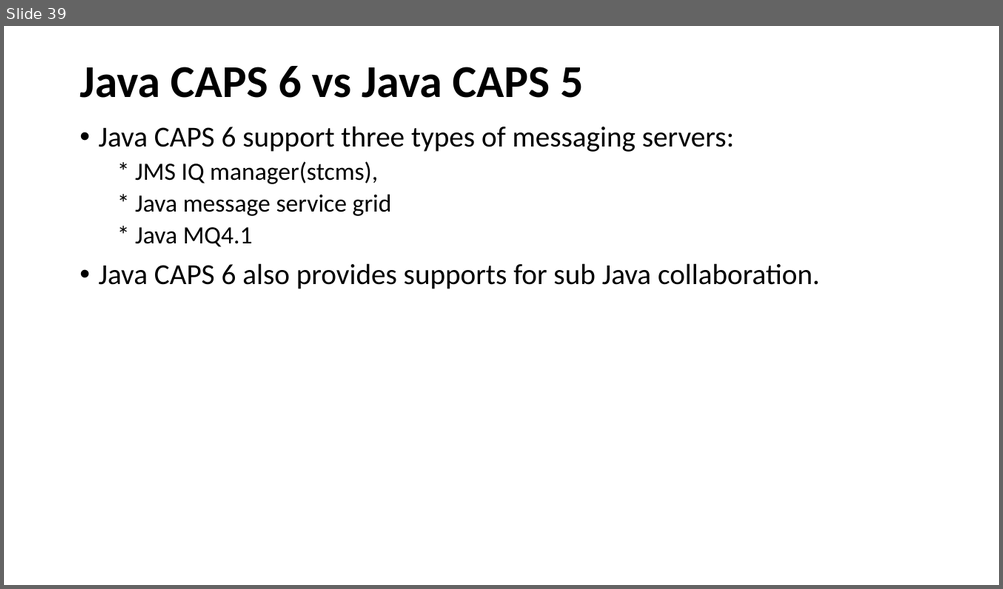
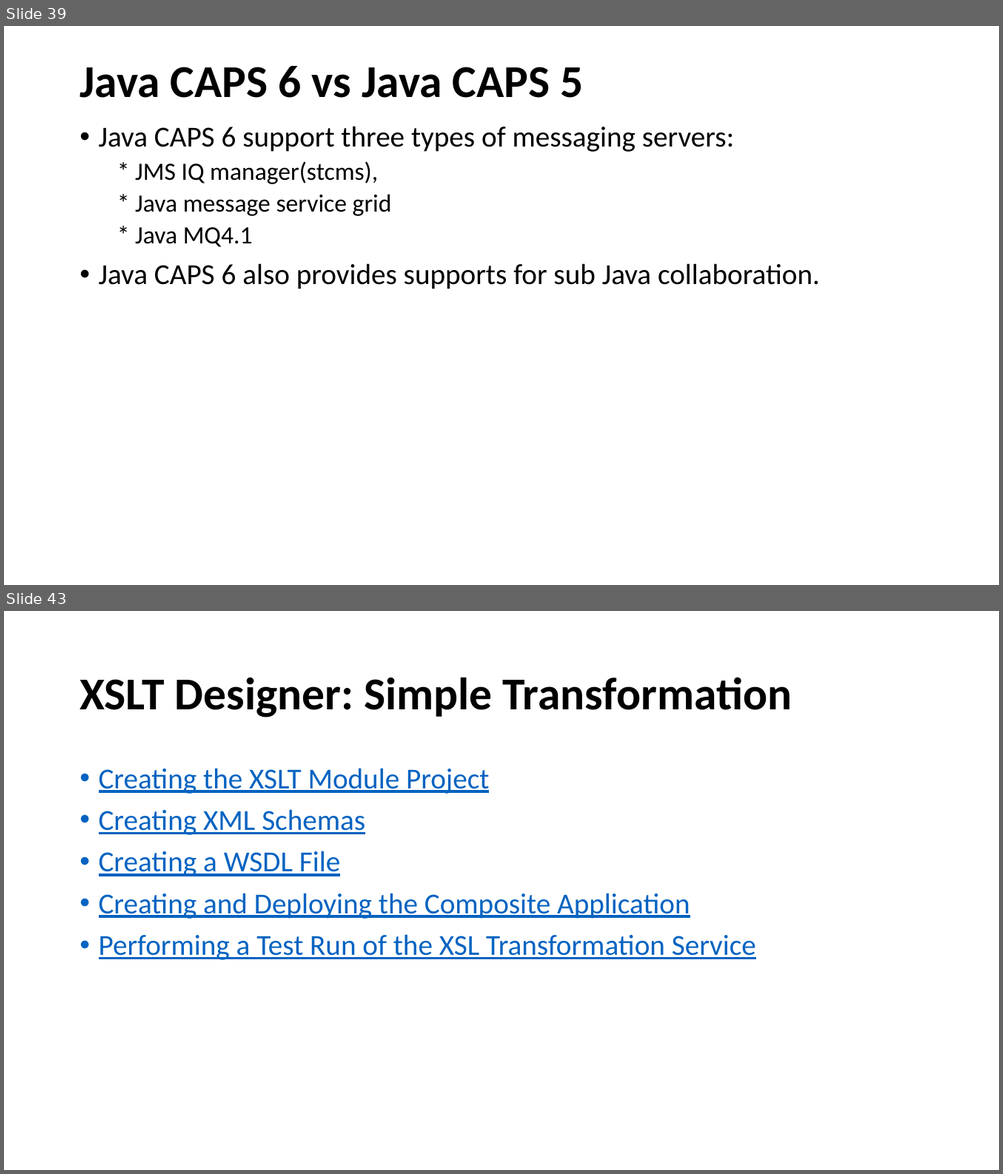
Before and after one commit to eswaribala/jcaps, a slide deck: JCAPS_63.pptx. Shown one above the other, each under a label of ours: slide 39 before the commit, slides 39 and 43 after it; the slides between them are not shown. The pictures are 1003x589 and 1003x1174 pixels, drawn with LibreOffice and Linux fonts; fonts in the diff are those of the drawing. Boxes give left, top, right and bottom in pixels: in the first picture for what was removed or moved away, otherwise in the second. Text is boxed around its words. In the diff, an @@ line names an element or a change of style, - is before the commit and + after.

```diff
--- a/JCAPS_63.pptx
+++ b/JCAPS_63.pptx
@@ slide 43 added at (x1=4, y1=611, x2=999, y2=1170), background #FFFFFF @@
@@ title added at (x1=79, y1=677, x2=791, y2=718), 44 pt, text #000000, bold @@
+XSLT Designer: Simple Transformation
@@ text added at (x1=99, y1=768, x2=756, y2=960), 28 pt, text #0563C1, underline @@
+• Creating the XSLT Module Project
+• Creating XML Schemas
+• Creating a WSDL File
+• Creating and Deploying the Composite Application
+• Performing a Test Run of the XSL Transformation Service
```
Also in this commit, not shown: 6 other slides added.
